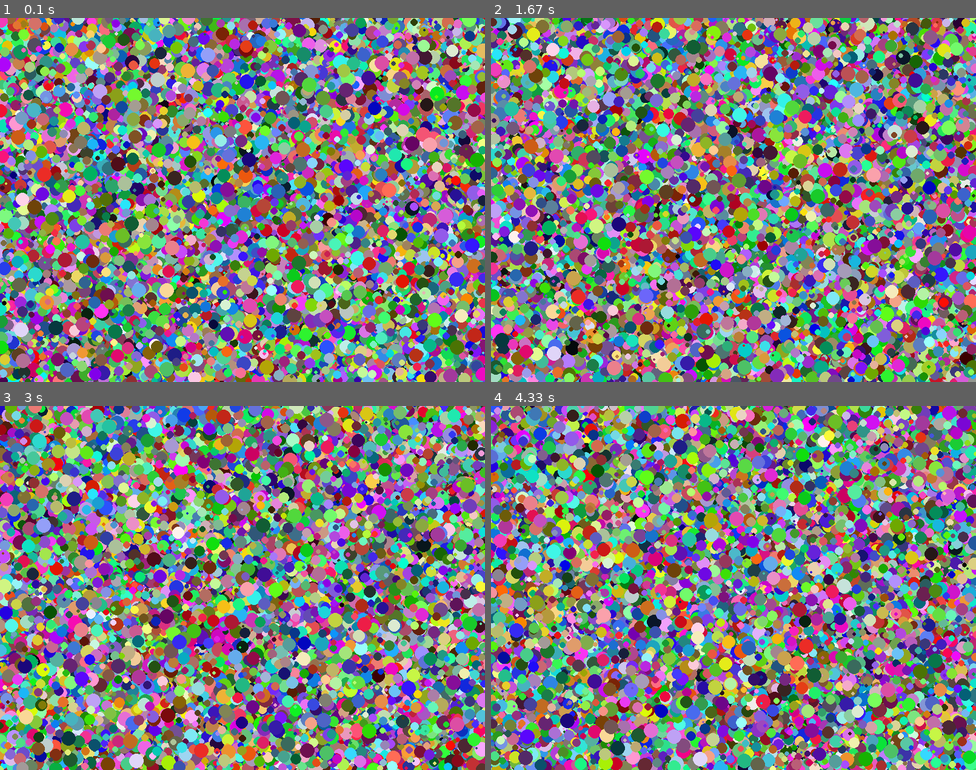
Above: before the commit, frames 1-4 (two rows, left to right).
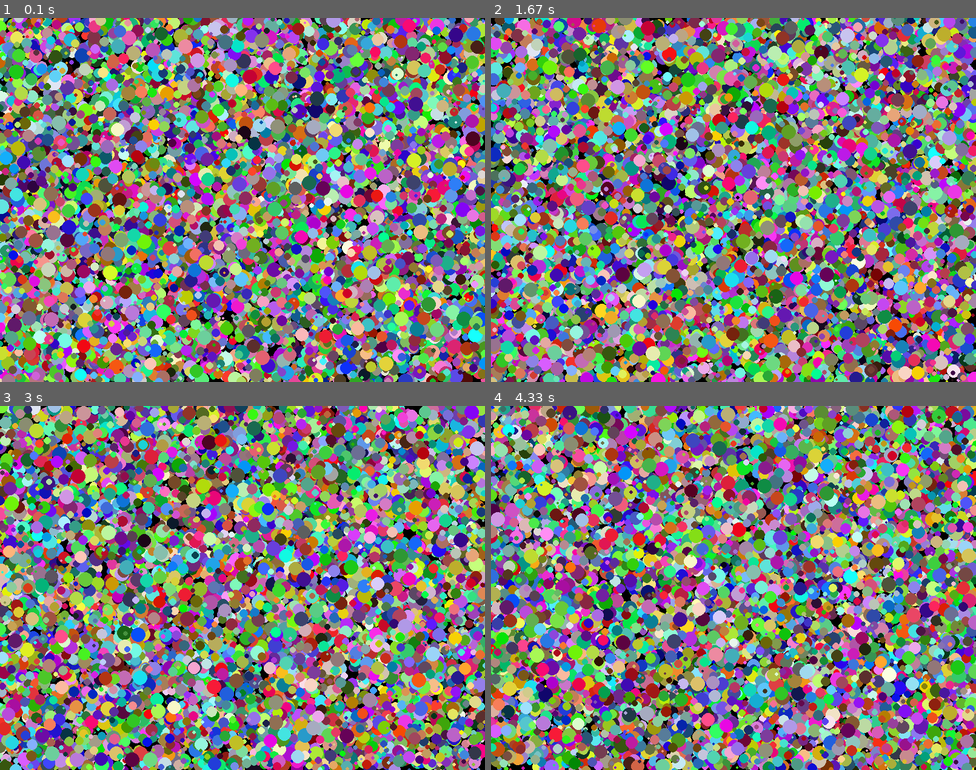
Above: after the commit, the same moments.

Repository: Notenlish/pygame_ecs
Game: pygame game, started from test/particle_test.py
Same seed, same stepped clock (60 frames per second), same inputs: the game is played once before the commit and once after it.
Inputs:
- Up to frame 1 (0.1 s): no input
- Up to frame 2 (1.67 s): no input
- Up to frame 3 (3 s): no input
- Up to frame 4 (4.33 s): tap Enter at 3.33, 3.67, 4 s

The runs differ from the first frame. In frame 1, 99% of the frame differs, in the area x 0-100%, y 0-100%; in frame 2, 99%; in frame 3, 99%; in frame 4, 99%.

Commit message:
gpu problems

Diff:
--- a/pygame_ecs/managers/system_manager.py
+++ b/pygame_ecs/managers/system_manager.py
@@ -1,7 +1,6 @@
 import typing
 
 from pygame_ecs.systems.base_system import BaseSystem
-from pygame_ecs.components.base_component import BaseComponent
 from pygame_ecs.managers.component_manager import ComponentManager
 
 SystemType = typing.TypeVar("SystemType", bound=BaseSystem)
--- a/test/particle_test.py
+++ b/test/particle_test.py
@@ -70,7 +70,7 @@
         self.component_manager.add_component_type(BallRenderer)
 
     def add_entities(self):
-        for _ in range(1_000 * 50):
+        for _ in range(1_000 * 10):
             center = (
                 random.randint(0, self.screen.get_width()),
                 random.randint(0, self.screen.get_height()),
--- a/test/particle_test_gpu.py
+++ b/test/particle_test_gpu.py
@@ -5,7 +5,7 @@
 
 pygame.init()
 
-ENTITY_AMOUNT = 1_000 * 1
+ENTITY_AMOUNT = 5
 WIDTH = 800
 HEIGHT = 600
 
@@ -77,6 +77,7 @@
 
 component_manager.add_component_type(Position)
 component_manager.add_component_type(Velocity)
+component_manager.add_component_type(BallRenderer)
 
 
 for _ in range(ENTITY_AMOUNT):
@@ -84,7 +85,7 @@
         random.randint(0, WIDTH),
         random.randint(0, HEIGHT),
     )
-    radius = random.randint(2, 12)
+    radius = random.randint(5, 9)
     color = [random.randint(0, 255) for _ in range(3)]
     color.append(255)  # alpha
     vel = pygame.math.Vector2(
@@ -94,6 +95,7 @@
     entity = entity_manager.add_entity(component_manager)
     component_manager.add_component(entity, Position(center[0], center[1]))
     component_manager.add_component(entity, Velocity(vel))
+    component_manager.add_component(entity, BallRenderer(radius, color))
     entities.append(entity)
 
 
@@ -109,7 +111,6 @@
         if event.type == pygame.KEYDOWN and event.key == pygame.K_ESCAPE:
             running = False
     ball_physics.dt = dt
-
     system_manager.update_entities(entities, component_manager, ball_physics)
     system_manager.update_entities(entities, component_manager, ball_draw_system)
     renderer.present()
